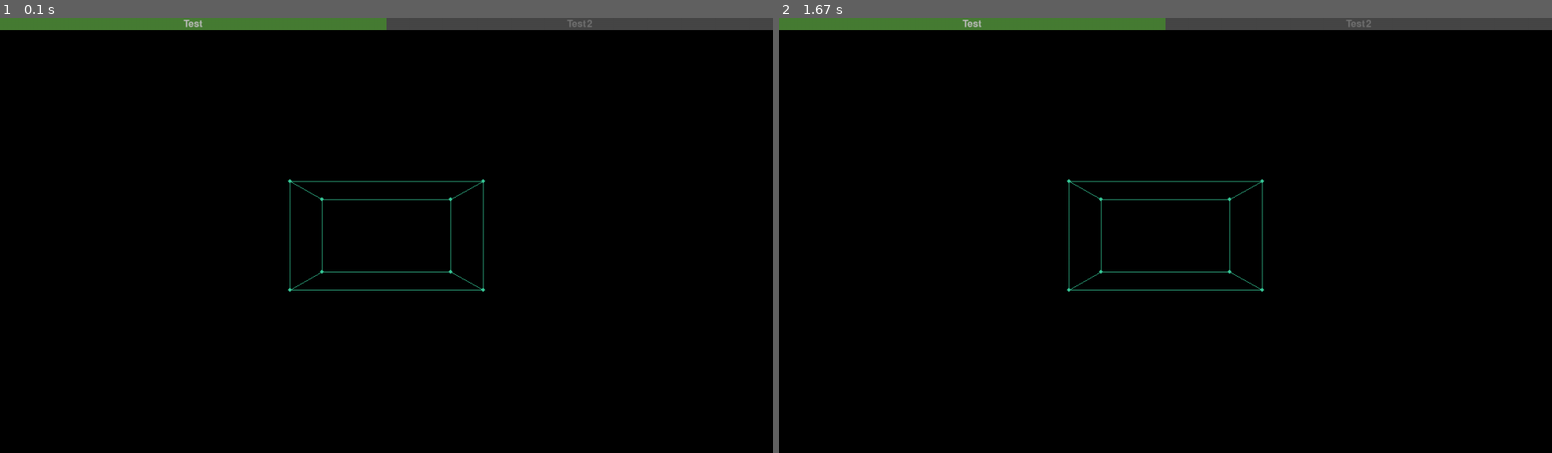
Above: before the commit, frames 1-2 (left to right).
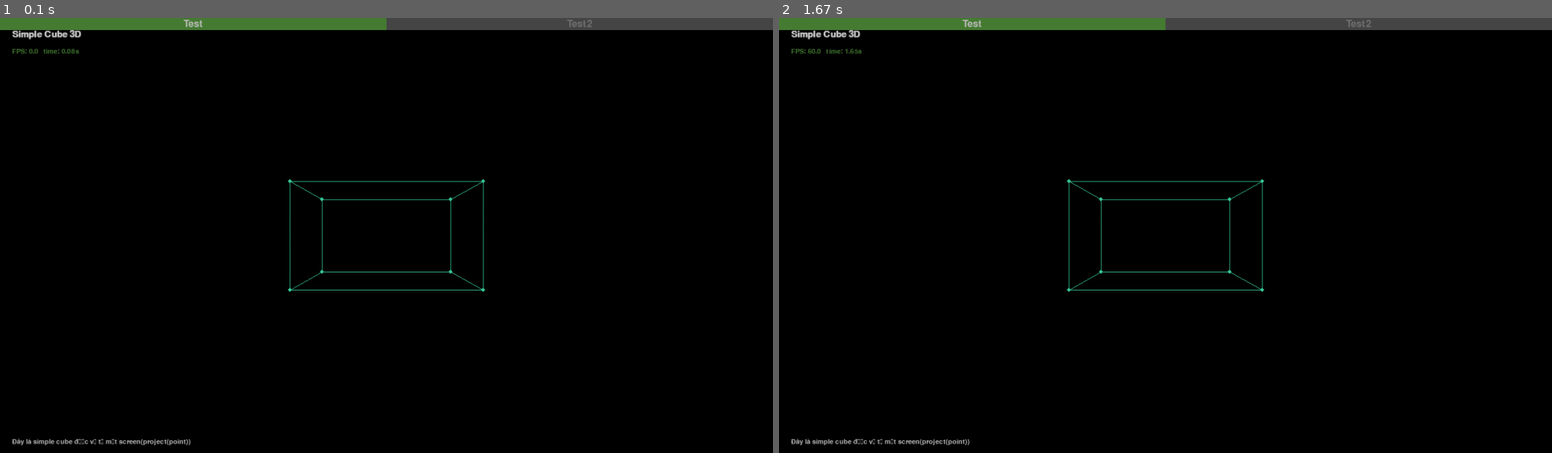
Above: after the commit, the same moments.

Repository: monok-robeto/graphic-practice
Game: pygame game, started from main.py
Two runs of this game, one before a commit and one after it. Both use one fixed random seed, a clock stepped at 60 frames per second and the inputs below.
Inputs:
- Up to frame 1 (0.1 s): no input
- Up to frame 2 (1.67 s): no input

The runs differ from the first frame. In frame 1, 0.4% of the frame differs, in the area x 1-25%, y 2-99%; in frame 2, 0.4%.

Commit message:
setup flow demo

Diff:
--- a/app.py
+++ b/app.py
@@ -3,3 +3,14 @@
 pygame.init()
 surface = pygame.display.set_mode((const.SCREEN_W, const.SCREEN_H))
 pygame.display.set_caption(const.SURFACE_TITLE)
+clock = pygame.time.Clock()
+
+delta_time = 0
+time = 0
+fps = 0
+
+def tick():
+    global delta_time, fps, time
+    delta_time = clock.tick(60) / 1000.0
+    time += delta_time
+    fps = clock.get_fps()
--- a/const.py
+++ b/const.py
@@ -1,4 +1,4 @@
-
+DEFAULT_FONT = "jetbrainsmononerdfont"
 
 SURFACE_TITLE = "RENDERING DEMOS"
 SCREEN_W, SCREEN_H = 1280, 720
--- a/demo/simple_cube.py
+++ b/demo/simple_cube.py
@@ -1,5 +1,10 @@
+import app
+import math
 import utils.draw as draw
-
+import utils.txt as text
+import utils.color as color
+import pygame
+surf = app.surface
 CUBE_VERT = [
     # front face  (z = 1)
     (-0.25, -0.25,  1),
@@ -22,6 +27,10 @@
     (0, 4), (1, 5), (2, 6), (3, 7),
 ]
 def run():
+    text.title("Simple Cube 3D")
+    text.label(f"FPS: {app.fps:.1f}   time: {app.time:.2f}s", (20, 50), color.GREEN_0)
+    text.hint(f"Đây là simple cube được vẽ từ một screen(project(point))")
+
     for p in CUBE_VERT:
         draw.point(*p)
     for a, b in CUBE_INDICES:
--- a/main.py
+++ b/main.py
@@ -5,9 +5,8 @@
 import demo
 
 running = True
-current_section = 0
-default_font = pygame.font.match_font('monospace')
-tab_title = pygame.font.SysFont(default_font, 24)
+current_demo_idx = 0
+tab_title = pygame.font.SysFont(const.DEFAULT_FONT, 24)
 
 class Demo:
     def __init__(self, name, execute):
@@ -45,10 +44,14 @@
     return keep_running, currentSectionVal
 
 
+
+
 while running == True:
-    running, current_section = handle_events(current_section)
-    draw_section_tabs(current_section)
-    demos[current_section].execute()
+    app.tick()
+    running, current_demo_idx = handle_events(current_demo_idx)
+    app.surface.fill(color.BLACK)
+    draw_section_tabs(current_demo_idx)
+    demos[current_demo_idx].execute()
     pygame.display.flip()
 
 
--- a/utils/color.py
+++ b/utils/color.py
@@ -1,3 +1,5 @@
+
+BLACK= "#010101"
 PURPLE_0 = "#c191ff"
 PURPLE_1 = "#dcbcf9"
 PURPLE_2 = "#8083c7"
@@ -14,3 +16,4 @@
 ORANGE_0 = "#c9a26d"
 GREY_0 = "#727272"
 GREY_1 = "#474747"
+YELLOW_0 = "#ffd9a7"
--- a/utils/txt.py
+++ b/utils/txt.py
@@ -1,19 +1,25 @@
-import color
 import pygame
-_cached_fonts = {}
+import app
+import const
+import utils.color as color
+# ---------------------------------------------------------------------------
+# Shared font helpers (initialized lazily after pygame.init())
+# ---------------------------------------------------------------------------
+_fonts = {}
+default_font = const.DEFAULT_FONT
 
 def _font(name, size, bold=False, italic=False):
     key = (name, size, bold, italic)
-    if key not in _cached_fonts:
-        _cached_fonts[key] = pygame.font.SysFont(name, size, bold=bold, italic=italic)
-    return _cached_fonts[key]
+    if key not in _fonts:
+        _fonts[key] = pygame.font.SysFont(name, size, bold=bold, italic=italic)
+    return _fonts[key]
 
-def label(surf, text, pos, color = color.WHITE_0):
-    surf.blit(_font("monospace", 16).render(text, True, color), pos)
+def label(text, pos, color= color.GREY_0):
+    app.surface.blit(_font(default_font, 16).render(text, True, color), pos)
 
-def title(surf, text):
-    surf.blit(_font("monospace", 22, bold=True).render(text, True, color.WHITE_0), (20, 16))
+def title(text):
+    app.surface.blit(_font(default_font, 22, bold=True).render(text, True, color.WHITE_0), (20, 20))
 
-def hint(surf, text):
-    H = surf.get_height()
-    surf.blit(_font("monospace", 16).render(text, True, color.WHITE_1), (20, H - 24))
+def hint(text):
+    H = app.surface.get_height()
+    app.surface.blit(_font(default_font, 16).render(text, True, color.WHITE_1), (20, H - 24))
